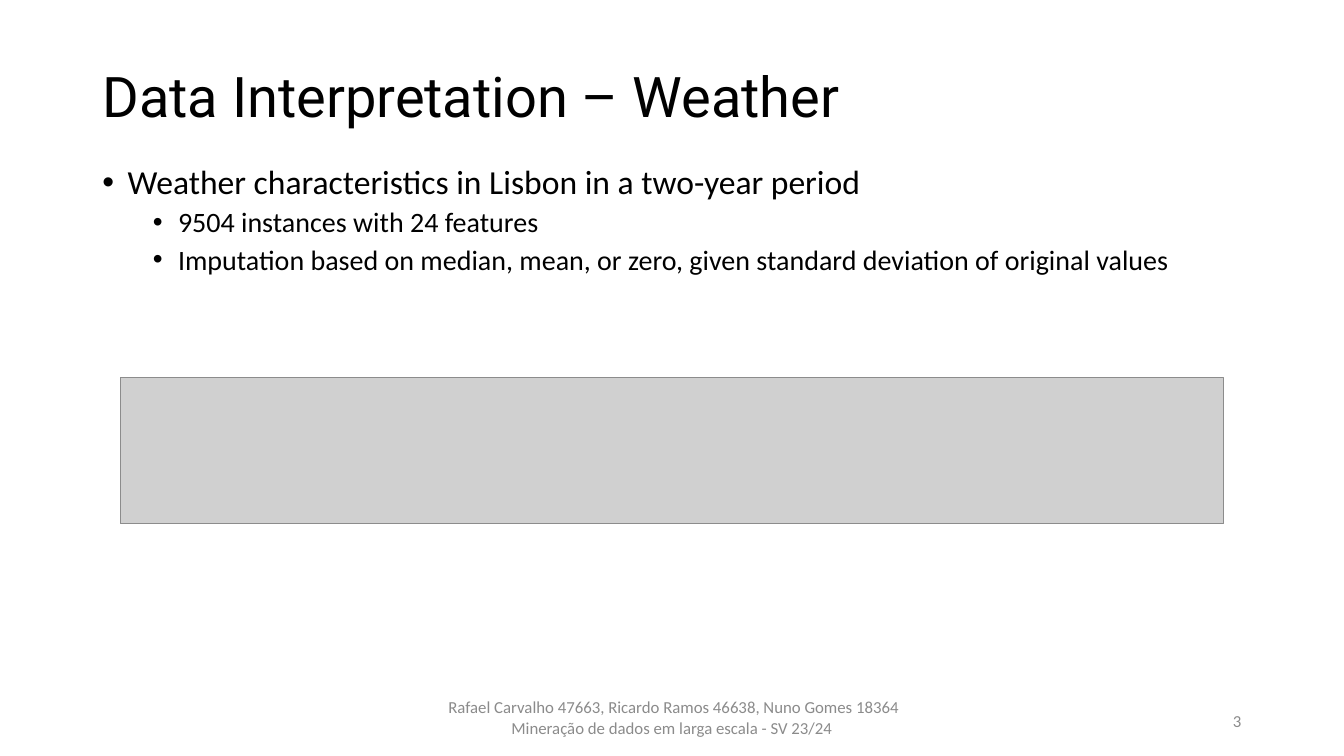
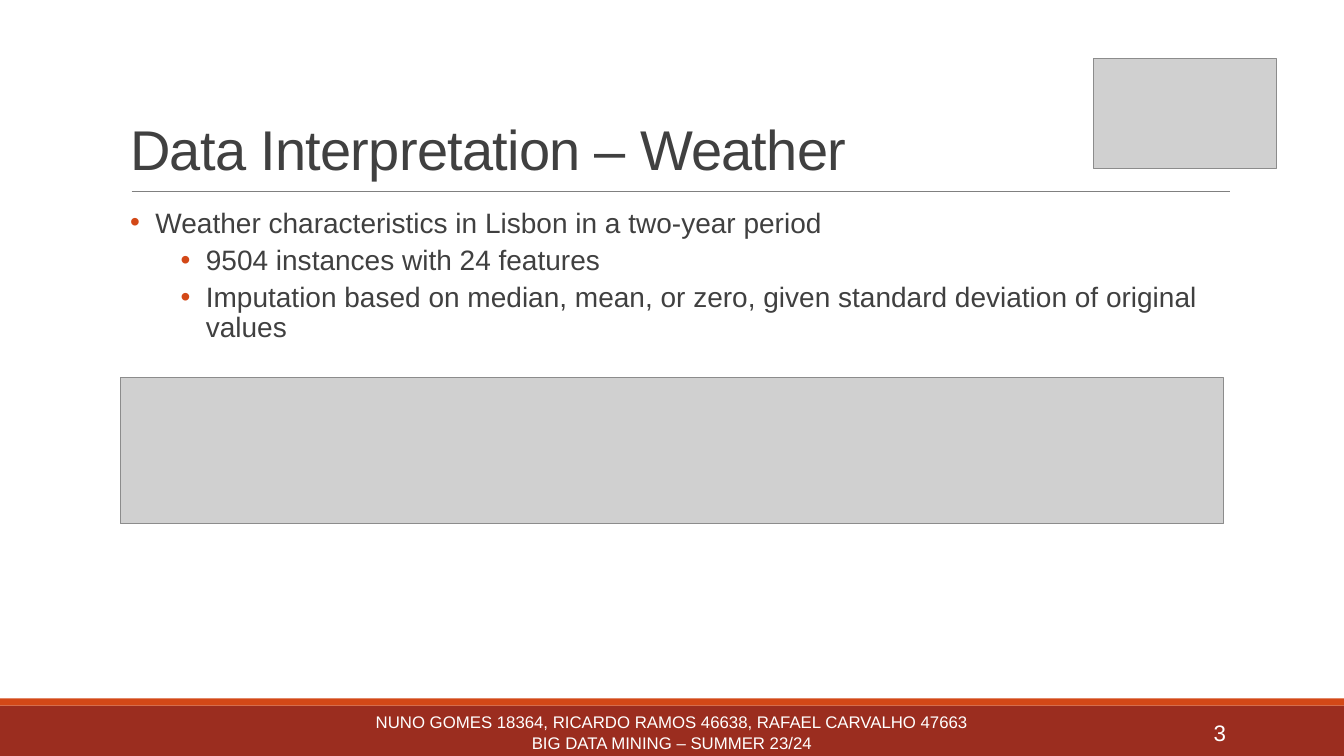
Before and after one commit to rcarvalho16/MDLE-23-24, a slide deck: slide 3 of Trabalho_Pratico/Powerpoint_vRafael.pptx. Drawn at 1344x756 pixels with LibreOffice and Linux fonts; fonts in the diff are those of the drawing; grey boxes stand for pictures. Boxes give left, top, right and bottom in pixels: in the first picture for what was removed or moved away, otherwise in the second. Text is boxed around its words. In the diff, an @@ line names an element or a change of style, - is before the commit and + after.

```diff
--- a/Trabalho_Pratico/Powerpoint_vRafael.pptx
+++ b/Trabalho_Pratico/Powerpoint_vRafael.pptx
@@ picture added at bbox=[1094, 58, 1277, 168] @@
@@ text "Data Interpretation – Weather": place and size @@
-text "Data Interpretation – Weather" at bbox=[102, 75, 840, 129]
+text "Data Interpretation – Weather" at bbox=[130, 129, 846, 180]
@@ text "Data Interpretation – Weather" at bbox=[130, 129, 846, 180]: font Roboto to Arial, text colour #000000 to #404040, letter spacing 0 to -0.5 pt; line spacing 0.9 to 0.85 @@
@@ text "Weather characteristics in Lisbon in ...": place and size @@
-text "Weather characteristics in Lisbon in ..." at bbox=[128, 170, 1168, 275]
+text "Weather characteristics in Lisbon in ..." at bbox=[155, 212, 1196, 338]
@@ text "Weather characteristics in Lisbon in ..." at bbox=[155, 212, 1196, 338]: size 24 to 20 pt in "Weather characteristics in Lisbon in a two-year ..."; font Calibri to Arial, text colour #000000 to #404040 @@
@@ line added from (132, 192) to (1231, 192), #808080 0.5 pt @@
@@ rectangle added at bbox=[0, 706, 1344, 756], fill #9B2D1F @@
@@ rectangle added at bbox=[0, 699, 1344, 706], fill #D34817 @@
@@ text at bbox=[376, 716, 968, 749]: text changed; font Calibri to Arial; text colour #8C8C8C to #FFFFFF @@
-Rafael Carvalho 47663, Ricardo Ramos 46638, Nuno Gomes 18364 Mineração de dados em larga escala - SV 23/24
+NUNO GOMES 18364, RICARDO RAMOS 46638, RAFAEL CARVALHO 47663
+BIG DATA MINING – SUMMER 23/24
@@ page number: place and size @@
-page number at bbox=[1233, 716, 1241, 727]
+page number at bbox=[1214, 725, 1226, 742]
@@ page number at bbox=[1214, 725, 1226, 742]: size 12 to 16 pt, font Calibri to Arial, text colour #8C8C8C to #FFFFFF @@
```
Also in this commit, not shown: 8 other slides changed.
